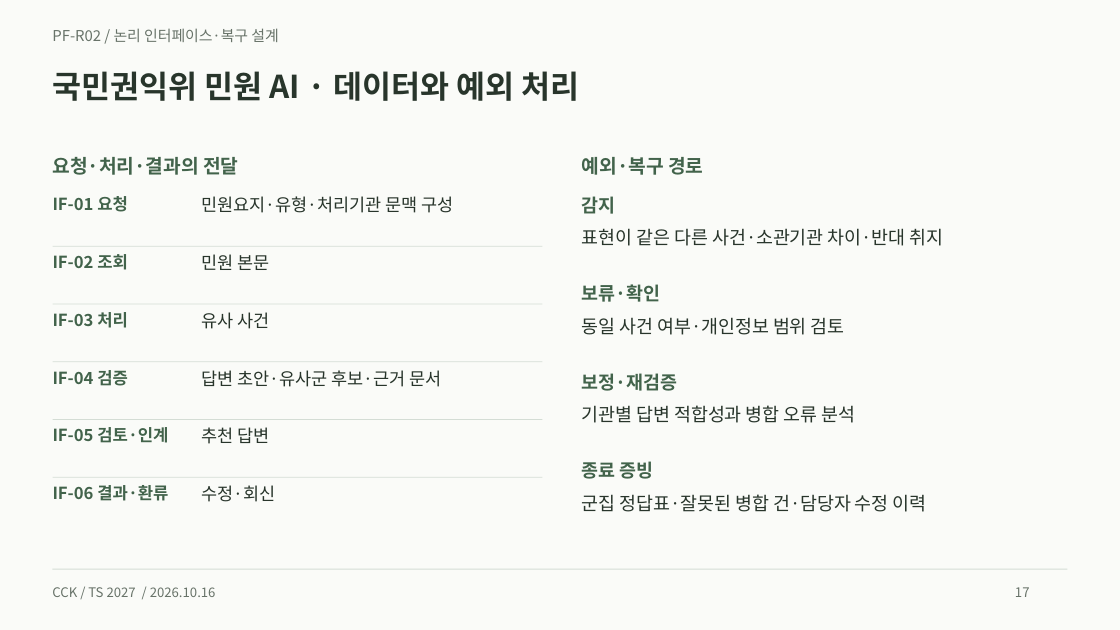
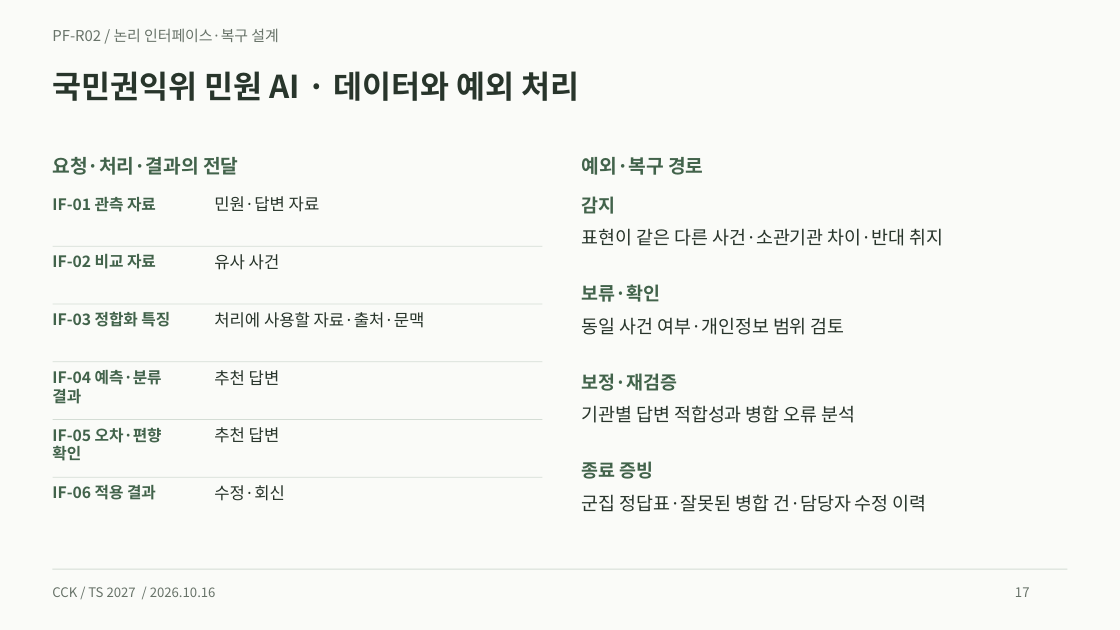
Before and after one commit to heen1987-ops/TS-business-Plan-001, a slide deck: slide 17 of public/downloads/ts-platform-casebook.pptx. Drawn at 1120x630 pixels with LibreOffice and Linux fonts; fonts in the diff are those of the drawing. Boxes give left, top, right and bottom in pixels: in the first picture for what was removed or moved away, otherwise in the second. Text is boxed around its words. In the diff, an @@ line names an element or a change of style, - is before the commit and + after.

```diff
--- a/public/downloads/ts-platform-casebook.pptx
+++ b/public/downloads/ts-platform-casebook.pptx
@@ text at <box>52,197,156,212</box>: text changed; size 14.2 to 13.5 pt @@
-IF-01 요청
+IF-01 관측 자료
@@ text at <box>214,196,320,212</box>: text changed; size 15 to 14.2 pt @@
-민원요지·유형·처리기관 문맥 구성
+민원·답변 자료
@@ text at <box>52,254,156,269</box>: text changed; size 14.2 to 13.5 pt @@
-IF-02 조회
+IF-02 비교 자료
@@ text removed at <box>201,254,269,270</box> @@
-민원 본문
@@ size 15 to 14.2 pt in 3 elements at <box>214,427,280,443</box>, <box>214,485,285,501</box>, <box>214,254,280,270</box> @@
@@ text "유사 사건": place and size @@
-text "유사 사건" at <box>201,312,269,329</box>
+text "유사 사건" at <box>214,254,280,270</box>
@@ text at <box>52,311,170,327</box>: text changed; size 14.2 to 13.5 pt @@
-IF-03 처리
+IF-03 정합화 특징
@@ text added at <box>214,312,425,328</box>, 14.2 pt, text #28352B @@
+처리에 사용할 자료·출처·문맥
@@ text at <box>52,370,162,404</box>: text changed; size 14.2 to 13.5 pt @@
-IF-04 검증
+IF-04 예측·분류
+결과
@@ text at <box>214,370,280,386</box>: text changed; size 15 to 14.2 pt @@
-답변 초안·유사군 후보·근거 문서
+추천 답변
@@ text at <box>52,427,162,461</box>: text changed; size 14.2 to 13.5 pt @@
-IF-05 검토·인계
+IF-05 오차·편향
+확인
@@ text "추천 답변": place and size @@
-text "추천 답변" at <box>201,427,269,444</box>
+text "추천 답변" at <box>214,427,280,443</box>
@@ text at <box>52,485,156,500</box>: text changed; size 14.2 to 13.5 pt @@
-IF-06 결과·환류
+IF-06 적용 결과
@@ text "수정·회신": place and size @@
-text "수정·회신" at <box>201,485,275,502</box>
+text "수정·회신" at <box>214,485,285,501</box>
```
Also in this commit, not shown: 136 other slides changed, 9 slides added, 39 other files.
